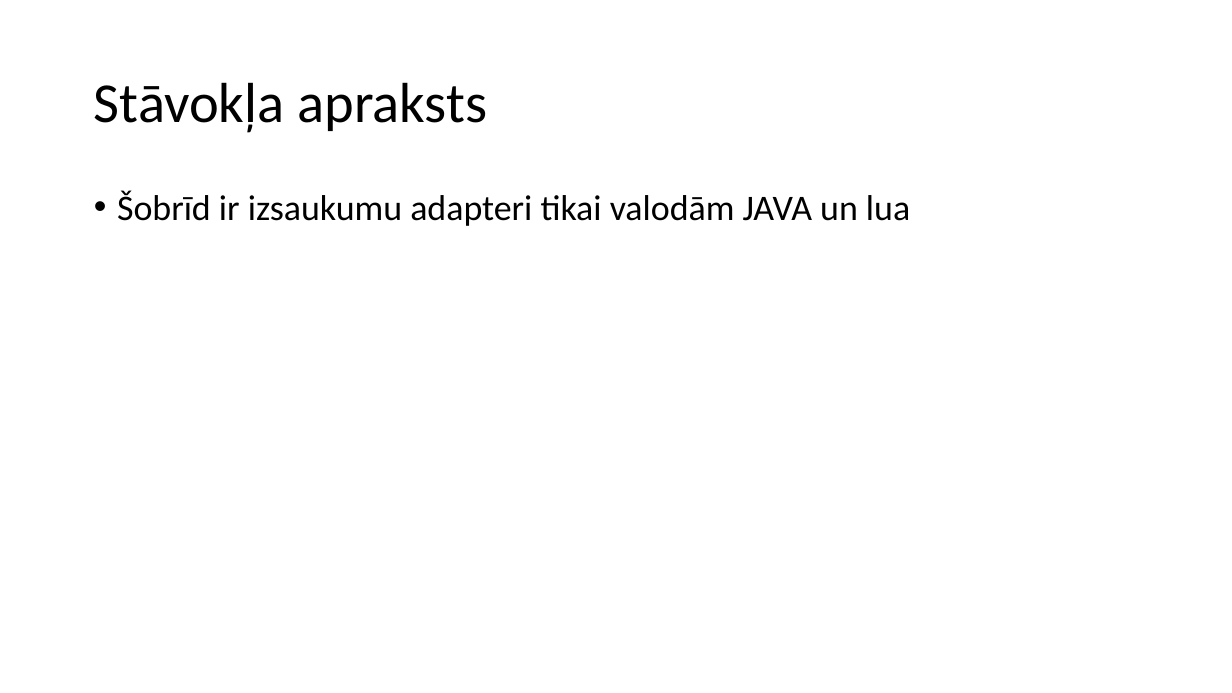
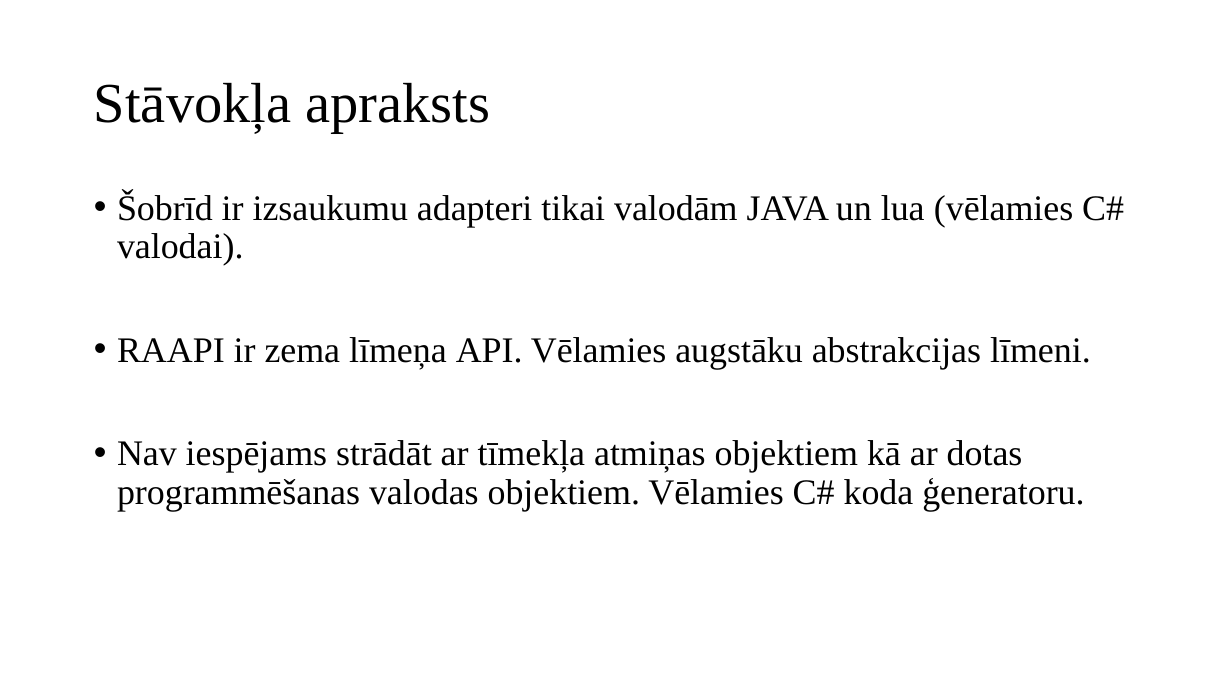
Before and after one commit to artiks12/webAppOS, a slide deck: slide 4 of src/Qualification project/Documentation/Prezentācija_ap19122.pptx (slide 3 before the commit). Drawn at 1232x693 pixels with LibreOffice and Linux fonts; fonts in the diff are those of the drawing. Boxes give left, top, right and bottom in pixels: in the first picture for what was removed or moved away, otherwise in the second. Text is boxed around its words. In the diff, an @@ line names an element or a change of style, - is before the commit and + after.

```diff
--- a/src/Qualification project/Documentation/Prezentācija_ap19122.pptx
+++ b/src/Qualification project/Documentation/Prezentācija_ap19122.pptx
@@ title "Stāvokļa apraksts" at bbox=[94, 82, 490, 133]: font Calibri to Times New Roman @@
@@ text at bbox=[117, 192, 1124, 511]: text changed; font Calibri to Times New Roman @@
-• Šobrīd ir izsaukumu adapteri tikai valodām JAVA un lua
+• Šobrīd ir izsaukumu adapteri tikai valodām JAVA un lua (vēlamies C# valodai).
+• RAAPI ir zema līmeņa API. Vēlamies augstāku abstrakcijas līmeni.
+• Nav iespējams strādāt ar tīmekļa atmiņas objektiem kā ar dotas programmēšanas valodas objektiem. Vēlamies C# koda ģeneratoru.
```
Also in this commit, not shown: 3 other slides changed, 6 slides added, 2 slides removed, 1 other file.
